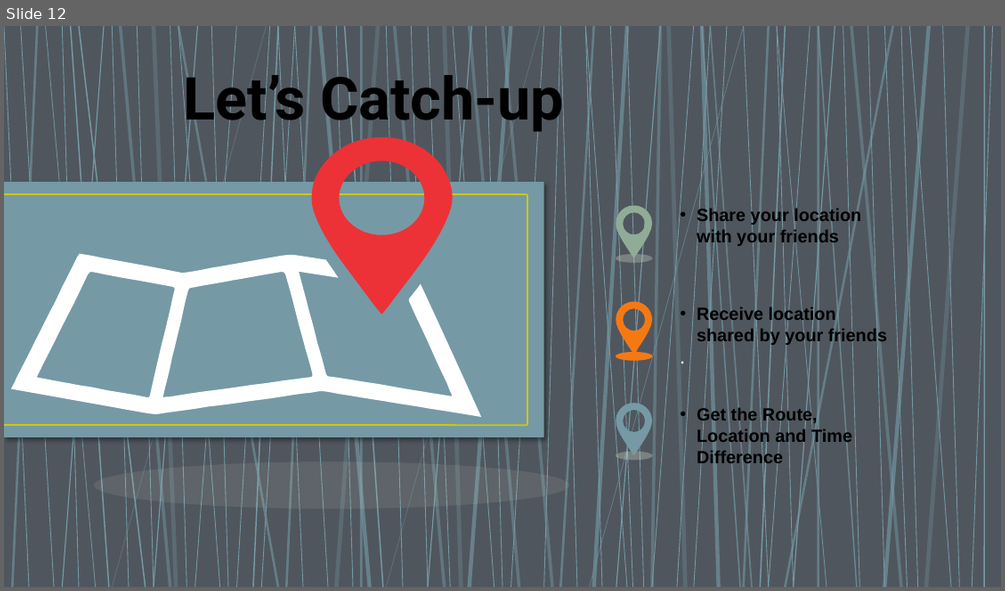
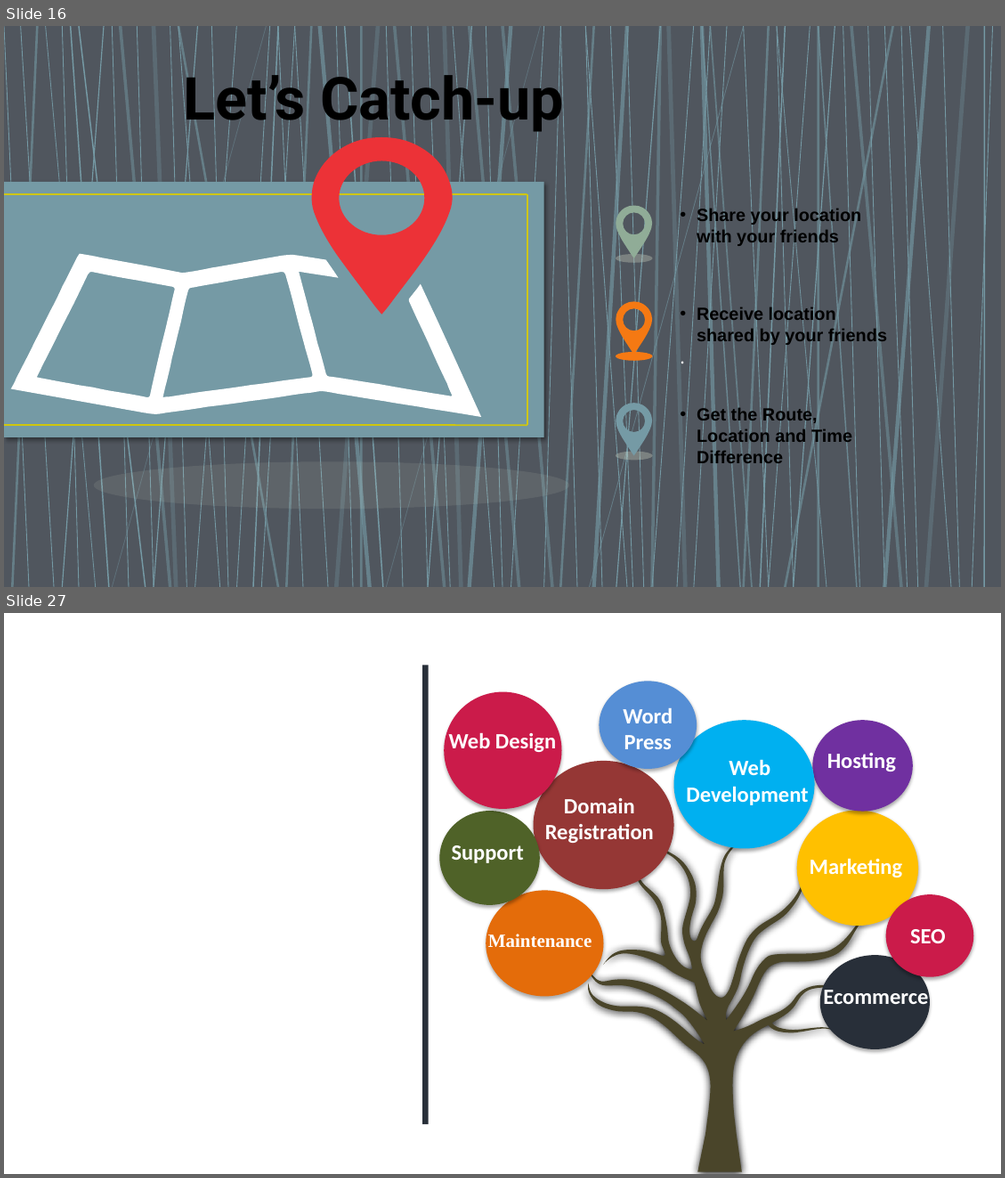
Before and after one commit to Anvisys/Documents, a slide deck: posters.pptx. Shown one above the other, each under a label of ours: slide 12 before the commit, slides 16 and 27 after it; the slides between them are not shown. The pictures are 1005x591 and 1005x1178 pixels, drawn with LibreOffice and Linux fonts; fonts in the diff are those of the drawing. Boxes give left, top, right and bottom in pixels: in the first picture for what was removed or moved away, otherwise in the second. Text is boxed around its words. In the diff, an @@ line names an element or a change of style, - is before the commit and + after.

```diff
--- a/posters.pptx
+++ b/posters.pptx
@@ slide 27 added at (x1=4, y1=613, x2=1001, y2=1174), background #FFFFFF @@
@@ rectangle added at (x1=423, y1=665, x2=429, y2=1124), fill #282F39 @@
@@ ellipse added at (x1=444, y1=691, x2=561, y2=808), fill #CB1B4A @@
@@ ellipse added at (x1=599, y1=681, x2=697, y2=769), fill #558ED5 @@
@@ text added at (x1=612, y1=698, x2=684, y2=759), 21 pt, text #FFFFFF, bold @@
+WordPress
@@ text added at (x1=449, y1=732, x2=556, y2=752), 21 pt, text #FFFFFF, bold @@
+Web Design
@@ ellipse added at (x1=674, y1=720, x2=815, y2=849), fill #00B0F0 @@
@@ ellipse added at (x1=812, y1=720, x2=913, y2=811), fill #7030A0 @@
@@ ellipse added at (x1=534, y1=761, x2=674, y2=890), fill #953735 @@
@@ text added at (x1=686, y1=759, x2=808, y2=805), 21 pt, text #FFFFFF, bold @@
+Web Development
@@ text added at (x1=827, y1=753, x2=896, y2=771), 21 pt, text #FFFFFF, bold @@
+Hosting
@@ text added at (x1=545, y1=798, x2=654, y2=843), 21 pt, text #FFFFFF, bold @@
+Domain Registration
@@ ellipse added at (x1=440, y1=811, x2=540, y2=905), fill #4F6228 @@
@@ ellipse added at (x1=797, y1=811, x2=918, y2=925), fill #FFC000 @@
@@ text added at (x1=452, y1=845, x2=524, y2=863), 21 pt, text #FFFFFF, bold @@
+Support
@@ freeform shape added at (x1=585, y1=840, x2=872, y2=1172), fill #4A452A @@
@@ text added at (x1=809, y1=858, x2=903, y2=877), 21 pt, text #FFFFFF, bold @@
+Marketing
@@ ellipse added at (x1=485, y1=891, x2=603, y2=997), fill #E46C0A @@
@@ ellipse added at (x1=886, y1=895, x2=973, y2=977), fill #CB1B4A @@
@@ text added at (x1=910, y1=929, x2=946, y2=943), 21 pt, text #FFFFFF, bold @@
+SEO
@@ text added at (x1=488, y1=933, x2=592, y2=947), 18 pt, text #FFFFFF, bold @@
+Maintenance
@@ ellipse added at (x1=820, y1=955, x2=930, y2=1049), fill #282F39 @@
@@ text added at (x1=823, y1=987, x2=928, y2=1004), 21 pt, text #FFFFFF, bold @@
+Ecommerce
@@ what was slide 12 is now slide 16 @@
```
Also in this commit, not shown: 1 slide changed, 13 other slides added, 5 other files.
